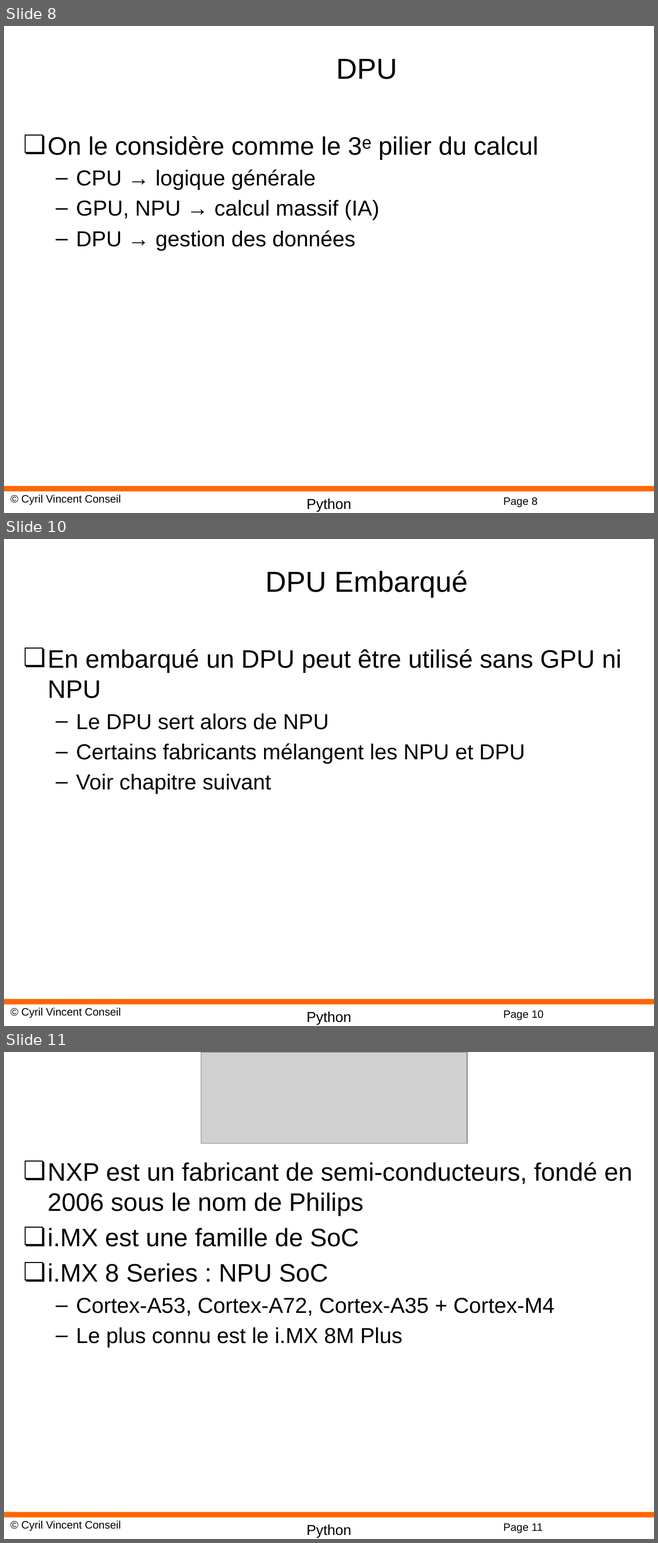
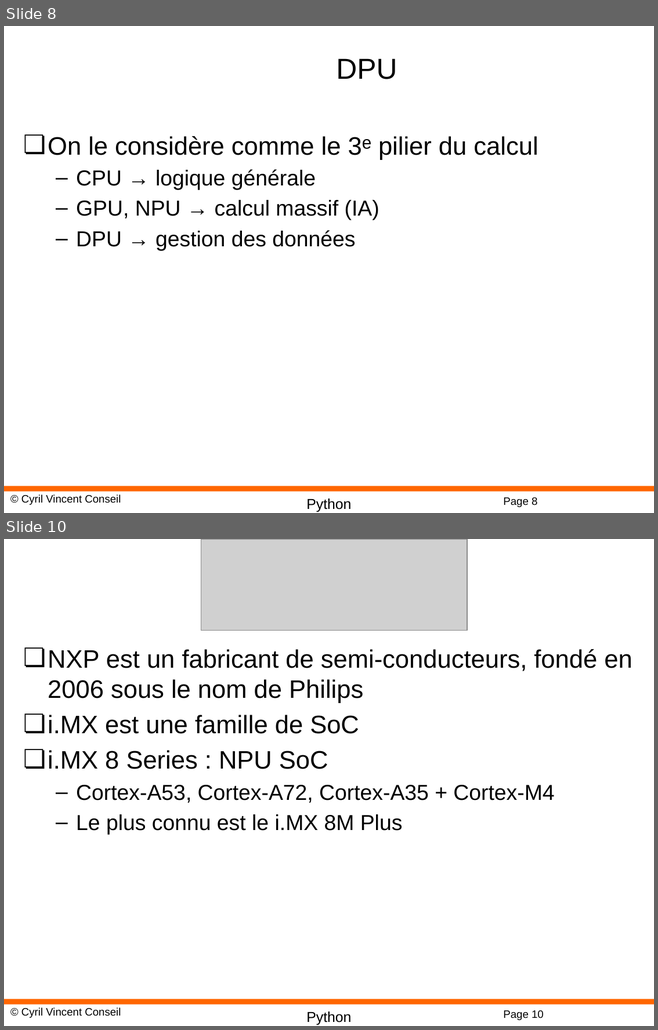
Before and after one commit to cyrilvincent/iot-ai, a slide deck: ppt/IoTAI30-NPU.pptx. Shown one above the other, each under a label of ours: slides 8, 10 and 11 before the commit, slides 8 and 10 after it; the slides between them are not shown. The pictures are 658x1543 and 658x1030 pixels, drawn with LibreOffice and Linux fonts; fonts in the diff are those of the drawing; grey boxes stand for pictures; background and template pictures are left out. Boxes give left, top, right and bottom in pixels: in the first picture for what was removed or moved away, otherwise in the second. Text is boxed around its words. In the diff, an @@ line names an element or a change of style, - is before the commit and + after.

```diff
--- a/ppt/IoTAI30-NPU.pptx
+++ b/ppt/IoTAI30-NPU.pptx
@@ slide 10 removed at (4,539,654,1026), background #FFFFFF; not listed: 4 template elements that a slide beside it also shows @@
@@ title removed at (265,570,467,598) @@
-DPU Embarqué
@@ text removed at (48,649,621,794) @@
-❏ En embarqué un DPU peut être utilisé sans GPU ni NPU
-  – Le DPU sert alors de NPU
-  – Certains fabricants mélangent les NPU et DPU
-  – Voir chapitre suivant
@@ what was slide 11 is now slide 10 @@
@@ page number at (503,1011,543,1020): text changed @@
-Page 11
+Page 10
```
Also in this commit, not shown: 1 slide changed, 7 other files.
